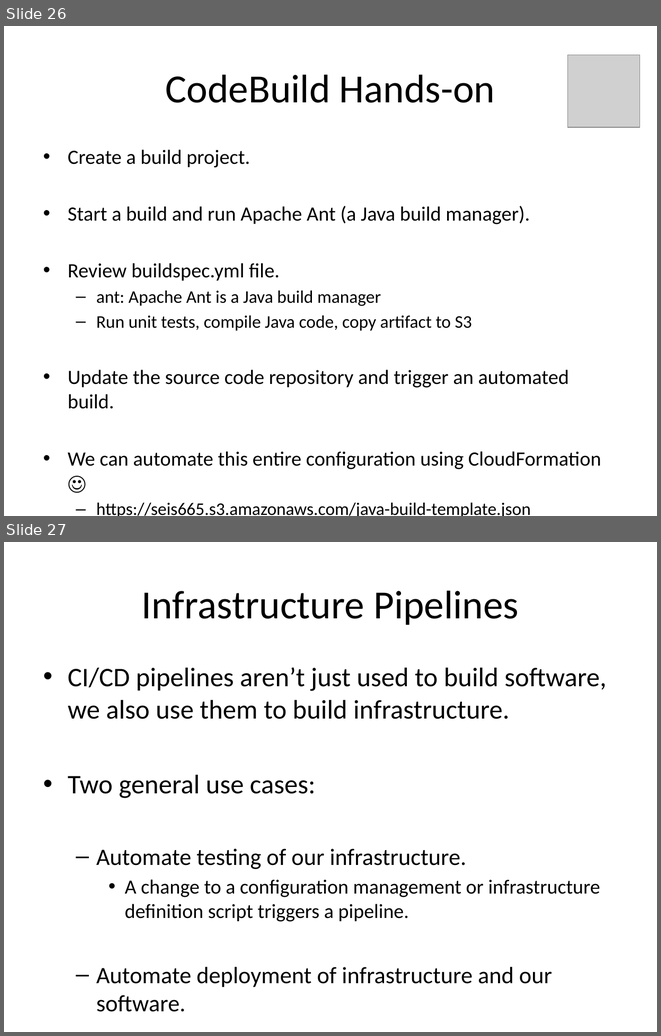
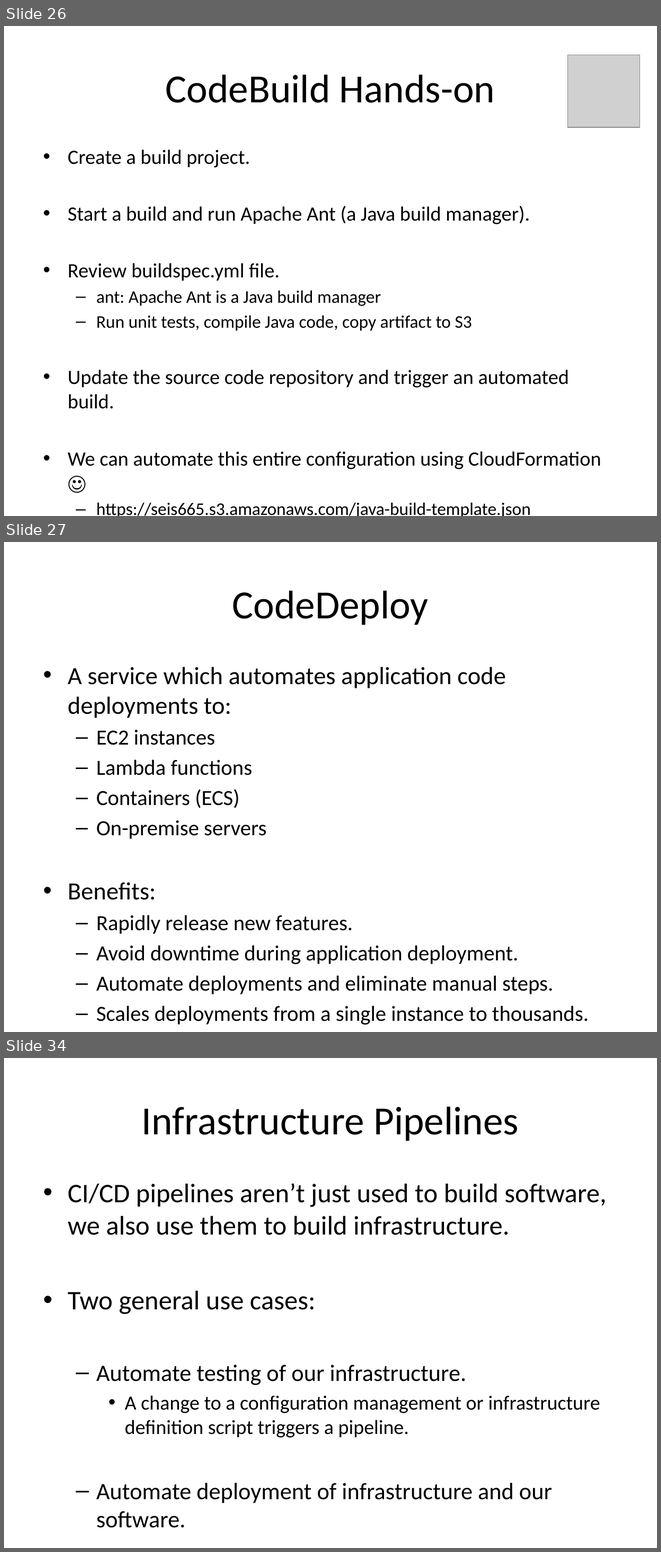
Before and after one commit to jasondbaker/infrastructure-class, a slide deck: lectures/infrastructure-week-10.pptx. Shown one above the other, each under a label of ours: slides 26 and 27 before the commit, slides 26, 27 and 34 after it; the slides between them are not shown. The pictures are 661x1036 and 661x1552 pixels, drawn with LibreOffice and Linux fonts; fonts in the diff are those of the drawing; grey boxes stand for pictures. Boxes give left, top, right and bottom in pixels: in the first picture for what was removed or moved away, otherwise in the second. Text is boxed around its words. In the diff, an @@ line names an element or a change of style, - is before the commit and + after.

```diff
--- a/lectures/infrastructure-week-10.pptx
+++ b/lectures/infrastructure-week-10.pptx
@@ slide 27 added at [4, 542, 657, 1032], background #FFFFFF @@
@@ title added at [232, 590, 429, 625], 44 pt, text #000000 @@
+CodeDeploy
@@ text added at [68, 667, 589, 1024], 23.8 pt, text #000000 @@
+• A service which automates application code deployments to:
+  – EC2 instances
+  – Lambda functions
+  – Containers (ECS)
+  – On-premise servers
+• Benefits:
+  – Rapidly release new features.
+  – Avoid downtime during application deployment.
+  – Automate deployments and eliminate manual steps.
+  – Scales deployments from a single instance to thousands.
@@ what was slide 27 is now slide 34 @@
```
Also in this commit, not shown: 6 other slides added, 6 other files.
